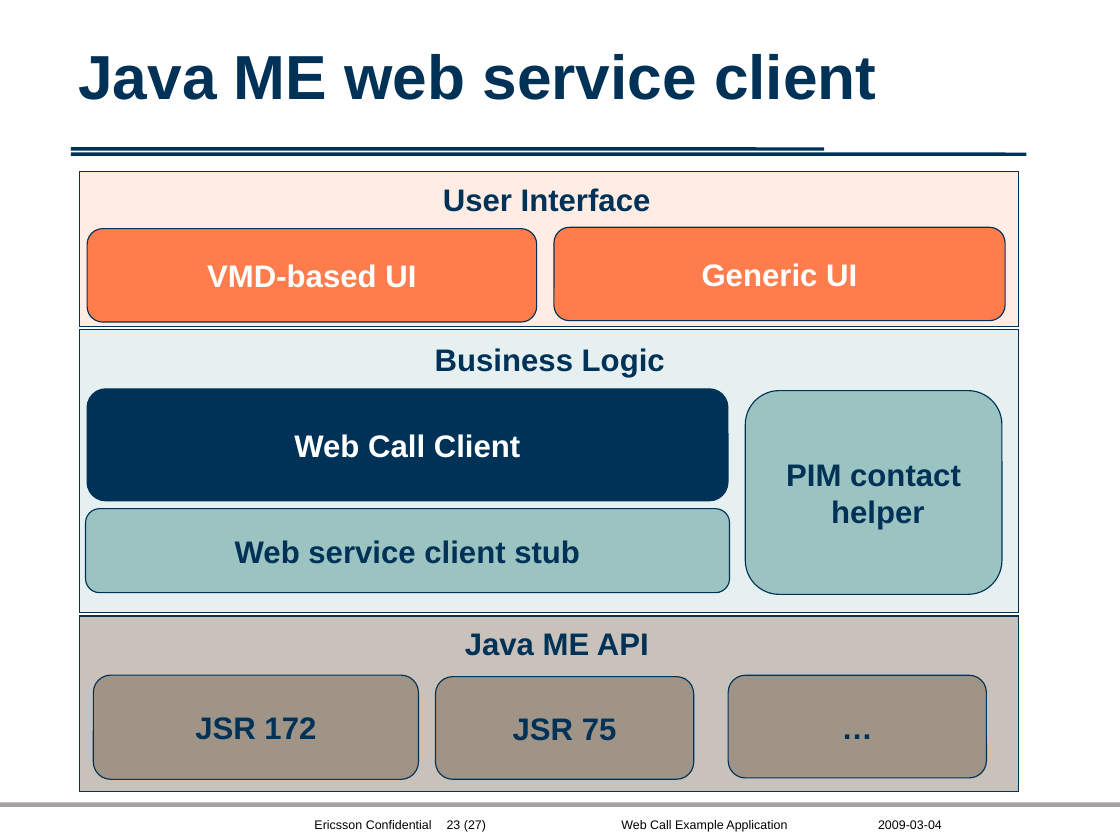
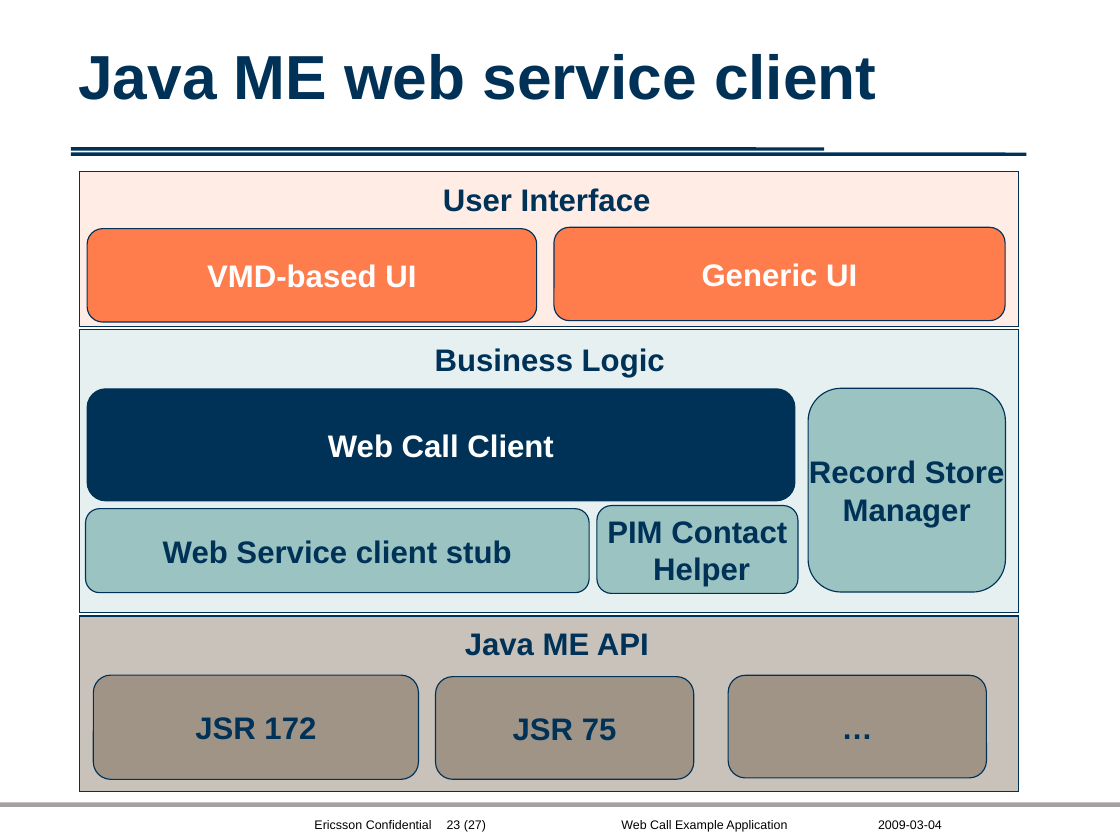
Before and after one commit to shanboli/shanbolihomepage, a slide deck: slide 23 of master_thesis/ref_docs/Web_Call_Example_Application.ppt. Drawn at 1120x840 pixels with LibreOffice and Linux fonts; fonts in the diff are those of the drawing; background and template pictures are left out. Boxes give left, top, right and bottom in pixels: in the first picture for what was removed or moved away, otherwise in the second. Text is boxed around its words. In the diff, an @@ line names an element or a change of style, - is before the commit and + after.

```diff
--- a/master_thesis/ref_docs/Web_Call_Example_Application.ppt
+++ b/master_thesis/ref_docs/Web_Call_Example_Application.ppt
@@ rounded rectangle "Web Call Client": place and size @@
-rounded rectangle "Web Call Client" at bbox=[87, 389, 728, 501]
+rounded rectangle "Web Call Client" at bbox=[87, 389, 795, 501]
@@ freeform shape added at bbox=[809, 389, 1006, 592], fill #9AC3C1, outline #003258 0.74 pt, 20 pt, text #003258, bold @@
+Record Store
+Manager
@@ rounded rectangle "Web Service client stub": place and size @@
-rounded rectangle "Web Service client stub" at bbox=[85, 508, 729, 592]
+rounded rectangle "Web Service client stub" at bbox=[85, 508, 589, 592]
@@ rounded rectangle "PIM Contact": place and size @@
-rounded rectangle "PIM Contact" at bbox=[745, 391, 1001, 595]
+rounded rectangle "PIM Contact" at bbox=[597, 505, 799, 592]
@@ text in rounded rectangle at bbox=[607, 521, 787, 586]: text changed @@
-PIM contact
-helper
+PIM Contact
+Helper
@@ text in rounded rectangle at bbox=[163, 540, 512, 564]: text changed @@
-Web service client stub
+Web Service client stub
```
Also in this commit, not shown: 4 other slides changed, 21 other files.
